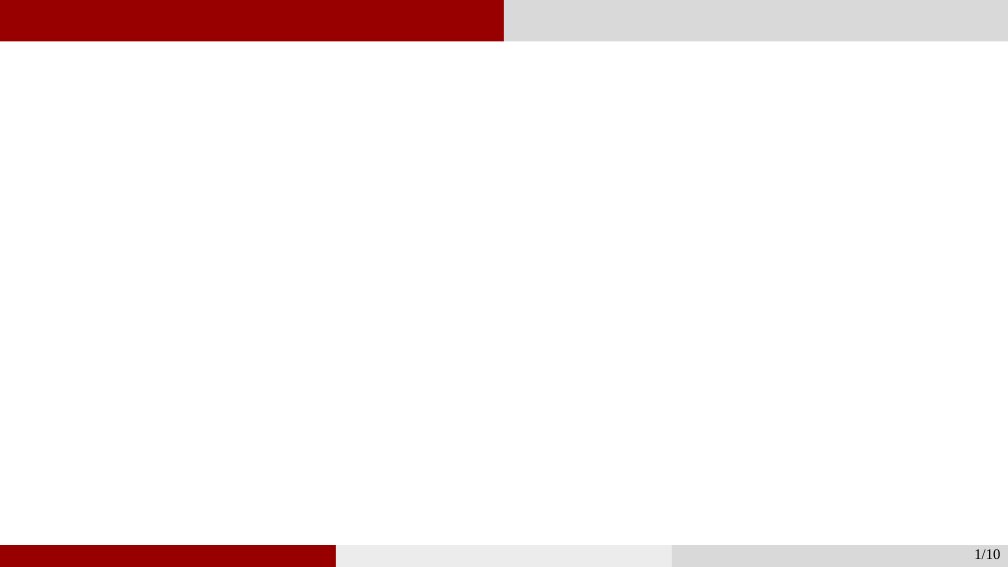
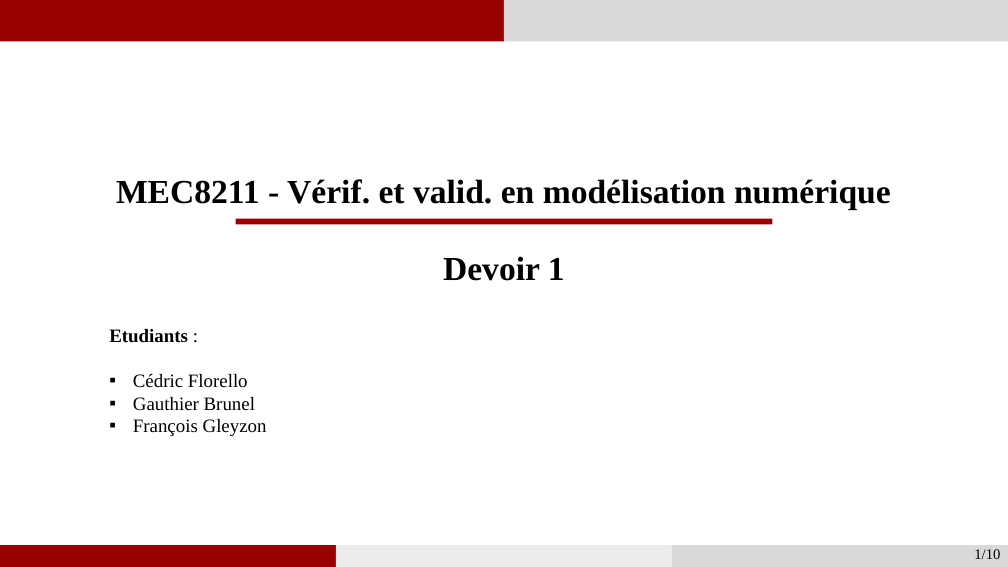
Before and after one commit to GauthierBRUNEL/MEC8211_devoir_2, a slide deck: slide 1 of doc/Rapport_Devoir1.pptx. Drawn at 1008x567 pixels with LibreOffice and Linux fonts; fonts in the diff are those of the drawing. Boxes give left, top, right and bottom in pixels: in the first picture for what was removed or moved away, otherwise in the second. Text is boxed around its words. In the diff, an @@ line names an element or a change of style, - is before the commit and + after.

```diff
--- a/doc/Rapport_Devoir1.pptx
+++ b/doc/Rapport_Devoir1.pptx
@@ text added at bbox=[116, 179, 891, 210], 32 pt, text #000000, bold @@
+MEC8211 - Vérif. et valid. en modélisation numérique
@@ rectangle added at bbox=[236, 219, 773, 225], fill #980000 @@
@@ text added at bbox=[443, 256, 565, 281], 32 pt, text #000000, bold @@
+Devoir 1
@@ text added at bbox=[109, 329, 267, 436], 18 pt, text #000000 @@
+Etudiants :
+▪ Cédric Florello
+▪ Gauthier Brunel
+▪ François Gleyzon
```
Also in this commit, not shown: 4 other slides changed, 26 other files.
